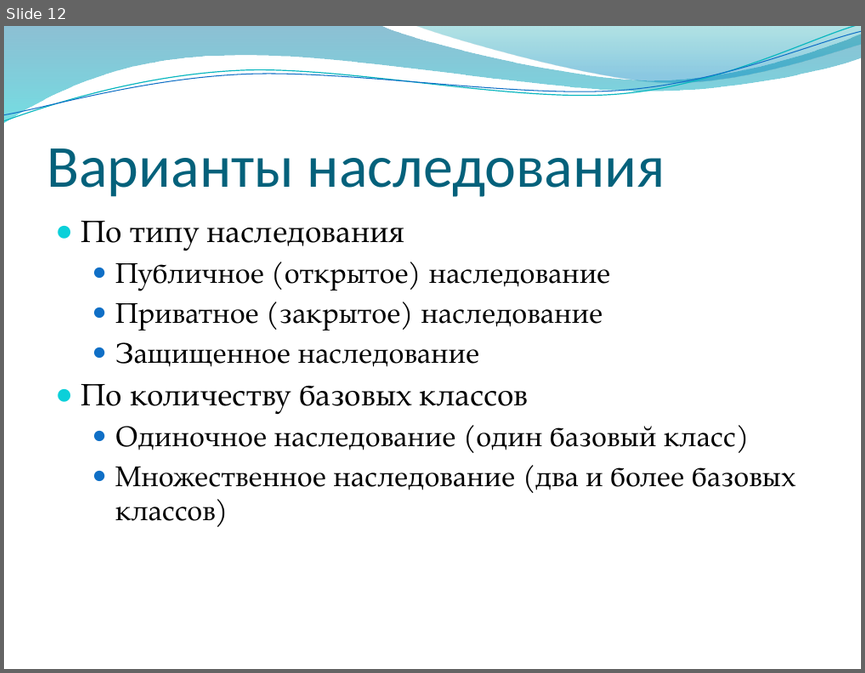
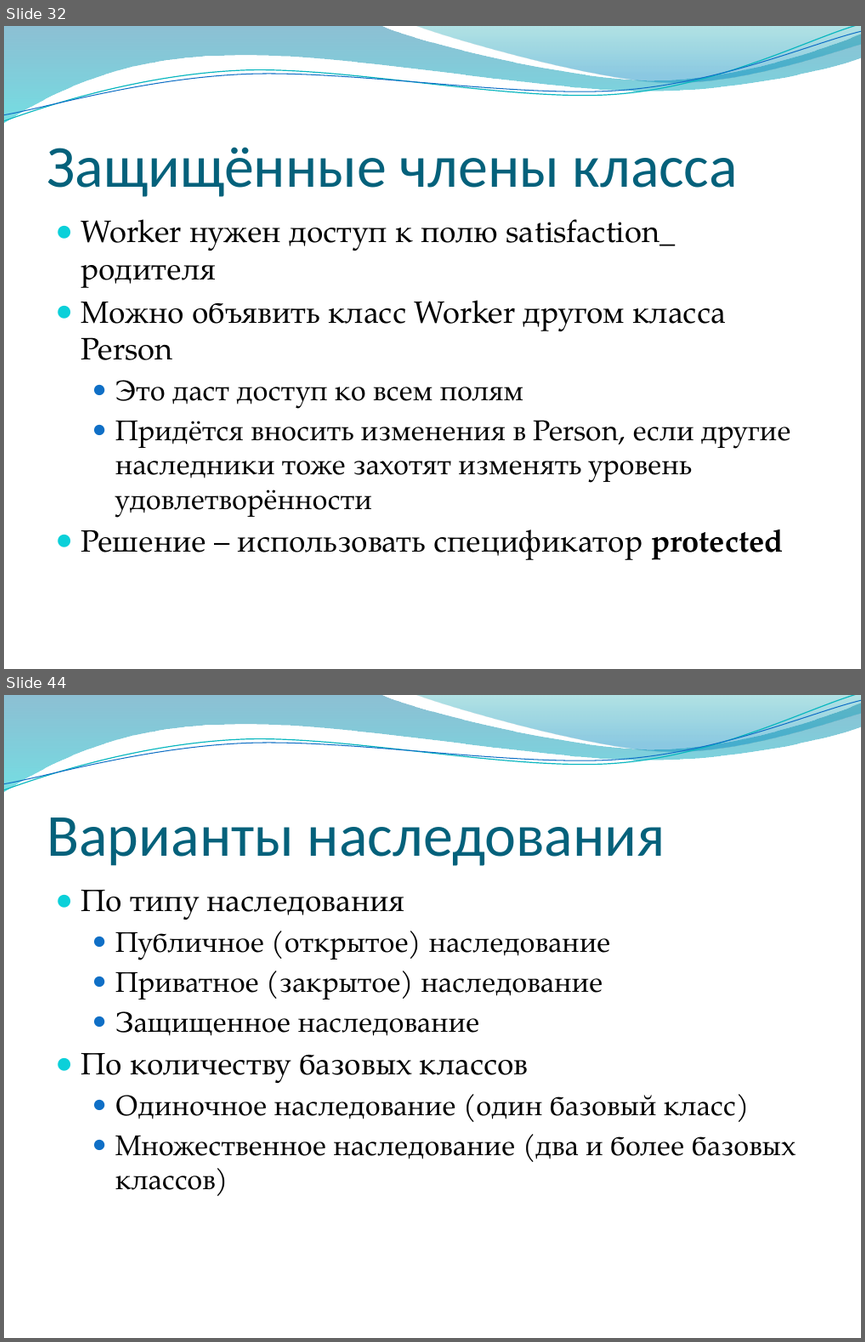
Before and after one commit to alexey-malov/oop, a slide deck: lectures/03/Наследование и полиморфизм.pptx. Shown one above the other, each under a label of ours: slide 12 before the commit, slides 32 and 44 after it; the slides between them are not shown. The pictures are 865x673 and 865x1342 pixels, drawn with LibreOffice and Linux fonts; fonts in the diff are those of the drawing; background and template pictures are left out. Boxes give left, top, right and bottom in pixels: in the first picture for what was removed or moved away, otherwise in the second. Text is boxed around its words. In the diff, an @@ line names an element or a change of style, - is before the commit and + after.

```diff
--- a/lectures/03/Наследование и полиморфизм.pptx
+++ b/lectures/03/Наследование и полиморфизм.pptx
@@ slide 32 added at [4,26,861,669], background picture (left out); not listed: 4 template elements that a slide beside it also shows @@
@@ title added at [46,147,738,197], 50 pt, text #04617B @@
+Защищённые члены класса
@@ text added at [81,219,791,560], 26 pt, text #000000 @@
+● Worker нужен доступ к полю satisfaction_ родителя
+● Можно объявить класс Worker другом класса Person
+  ● Это даст доступ ко всем полям
+  ● Придётся вносить изменения в Person, если другие наследники тоже захотят изменять уровень удовлетворённости
+● Решение – использовать спецификатор protected
@@ what was slide 12 is now slide 44 @@
```
Also in this commit, not shown: 18 slides changed, 33 other slides added, 2 other files.
